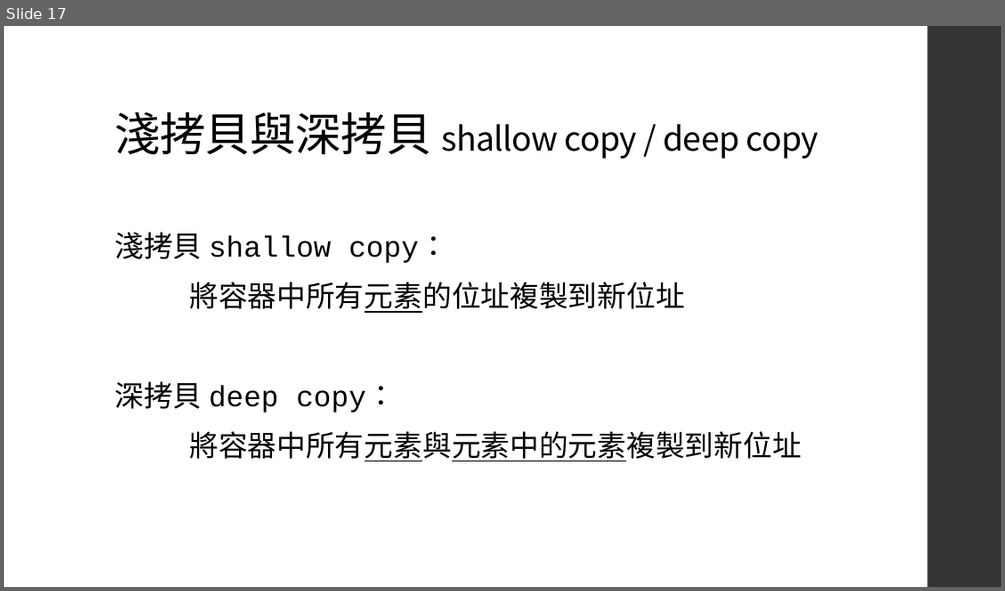
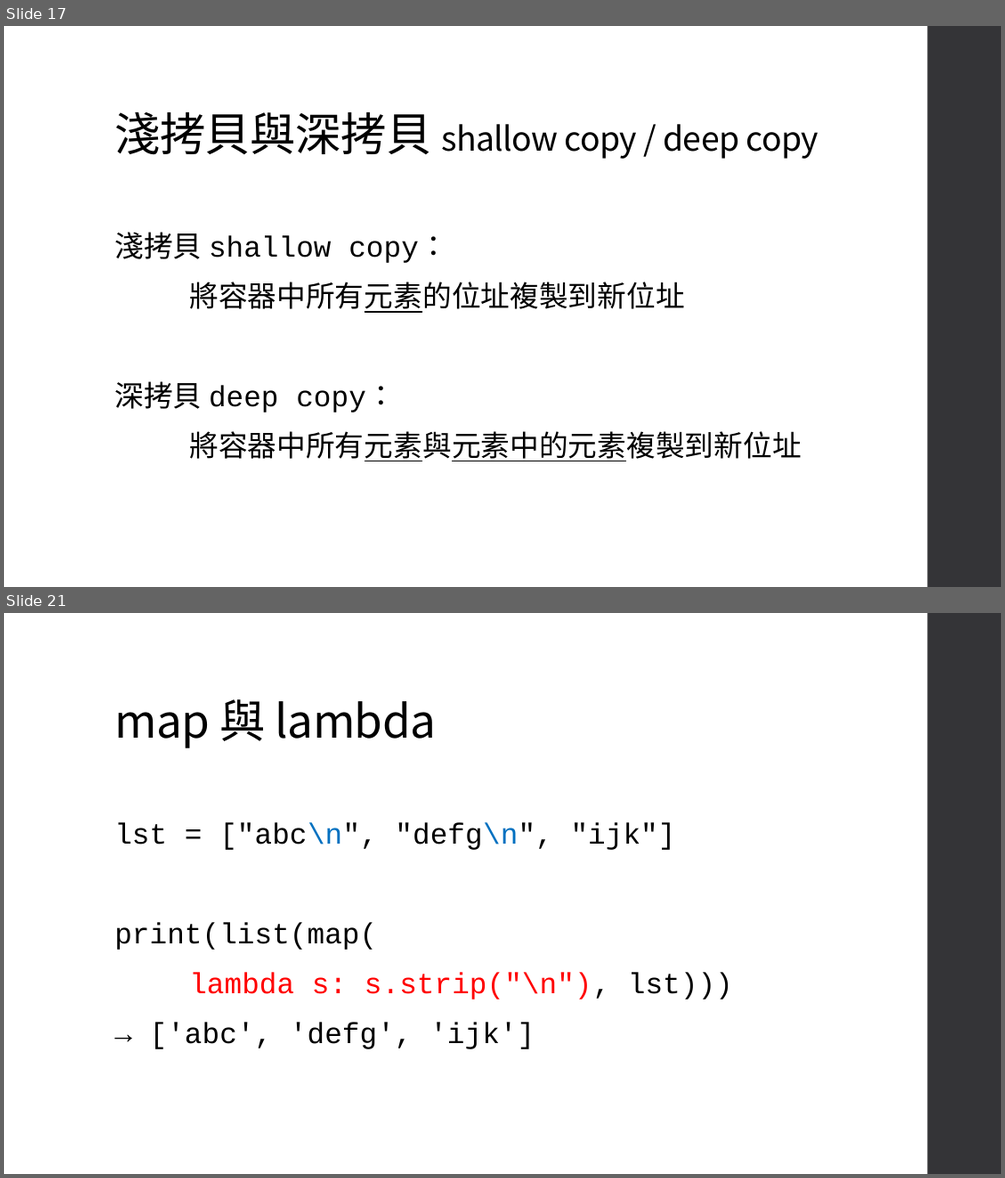
Before and after one commit to an920107/ServiceLearning, a slide deck: Class 6 函數、遞迴.pptx. Shown one above the other, each under a label of ours: slide 17 before the commit, slides 17 and 21 after it; the slides between them are not shown. The pictures are 1005x591 and 1005x1178 pixels, drawn with LibreOffice and Linux fonts; fonts in the diff are those of the drawing. Boxes give left, top, right and bottom in pixels: in the first picture for what was removed or moved away, otherwise in the second. Text is boxed around its words. In the diff, an @@ line names an element or a change of style, - is before the commit and + after.

```diff
--- a/Class 6 函數、遞迴.pptx
+++ b/Class 6 函數、遞迴.pptx
@@ slide 21 added at (4,613,1001,1174), background #FFFFFF; not listed: 1 template element that a slide beside it also shows @@
@@ title added at (114,699,437,748), 44 pt, text #000000 @@
+map 與 lambda
@@ text added at (114,823,733,1049), 28 pt, text #000000 @@
+lst = ["abc\n", "defg\n", "ijk"]
+print(list(map(
+lambda s: s.strip("\n"), lst)))
+→ ['abc', 'defg', 'ijk']
```
Also in this commit, not shown: 2 slides changed, 8 other slides added, 1 slide removed, 1 other file.
